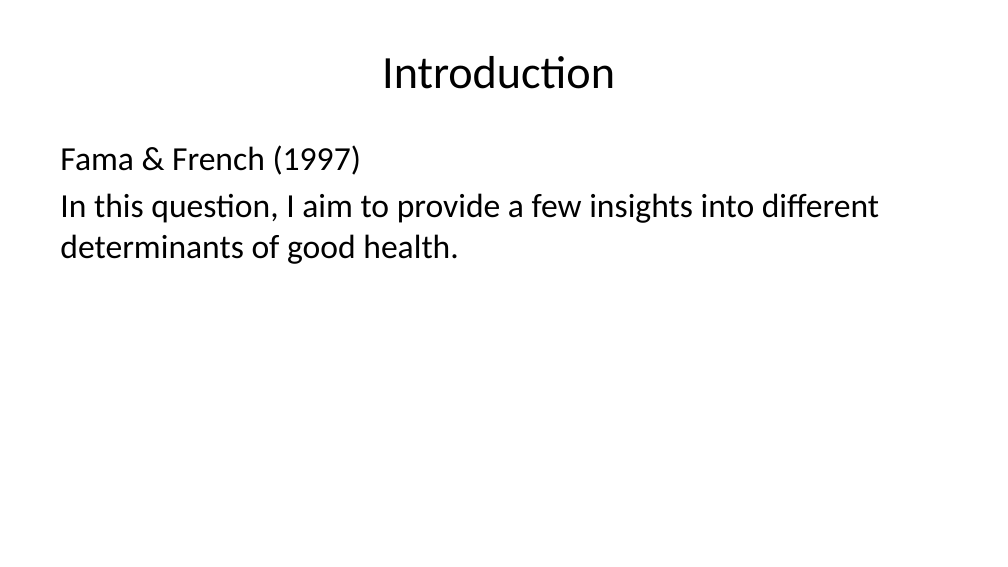
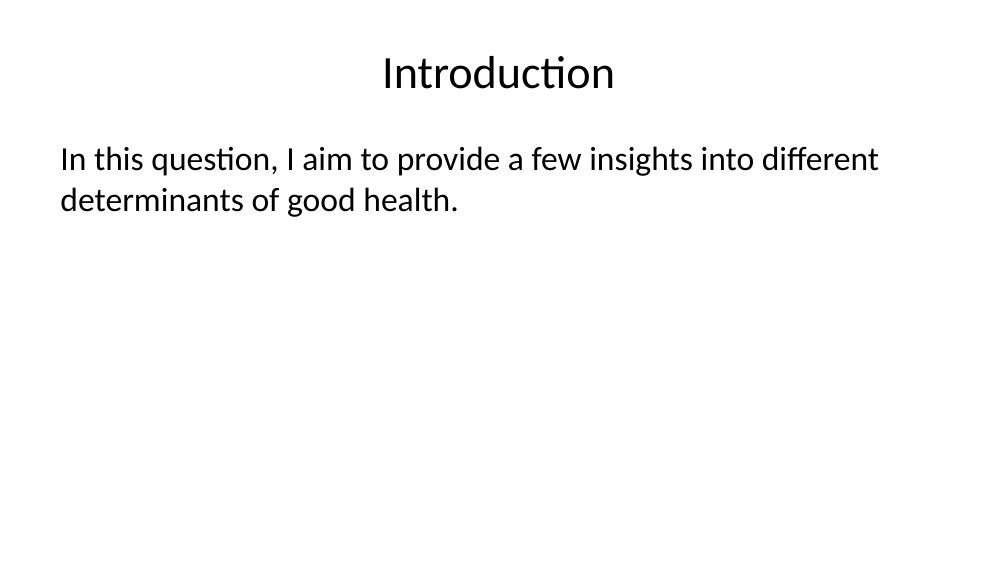
Before and after one commit to mattthomo/22892435, a slide deck: slide 2 of Question_5/Question_5_README.pptx. Drawn at 1008x567 pixels with LibreOffice and Linux fonts; fonts in the diff are those of the drawing. Boxes give left, top, right and bottom in pixels: in the first picture for what was removed or moved away, otherwise in the second. Text is boxed around its words. In the diff, an @@ line names an element or a change of style, - is before the commit and + after.

```diff
--- a/Question_5/Question_5_README.pptx
+++ b/Question_5/Question_5_README.pptx
@@ text at [60,145,361,175]: paragraph removed @@
-Fama & French (1997)
```
Also in this commit, not shown: 1 other slide changed, 3 slides added, 2 slides removed, 12 other files.
